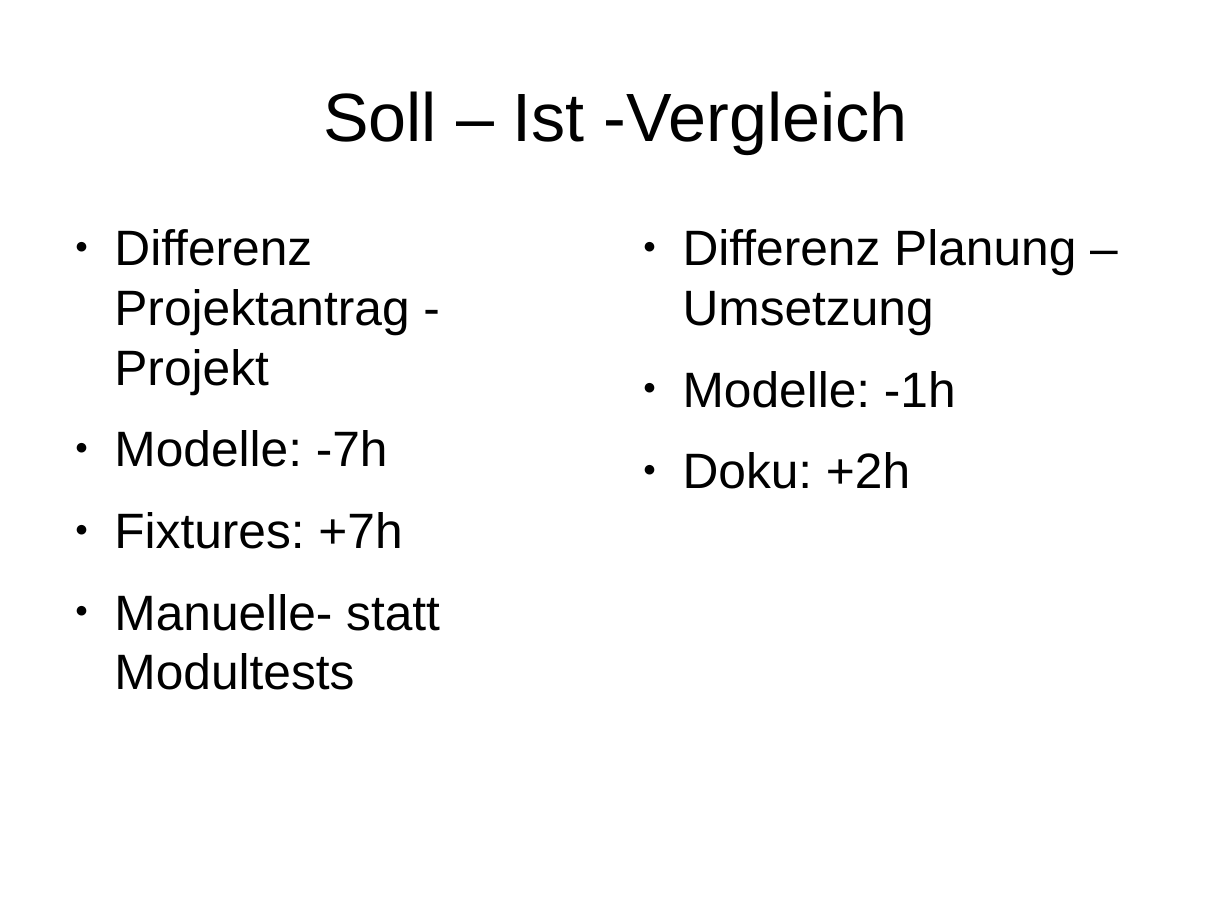
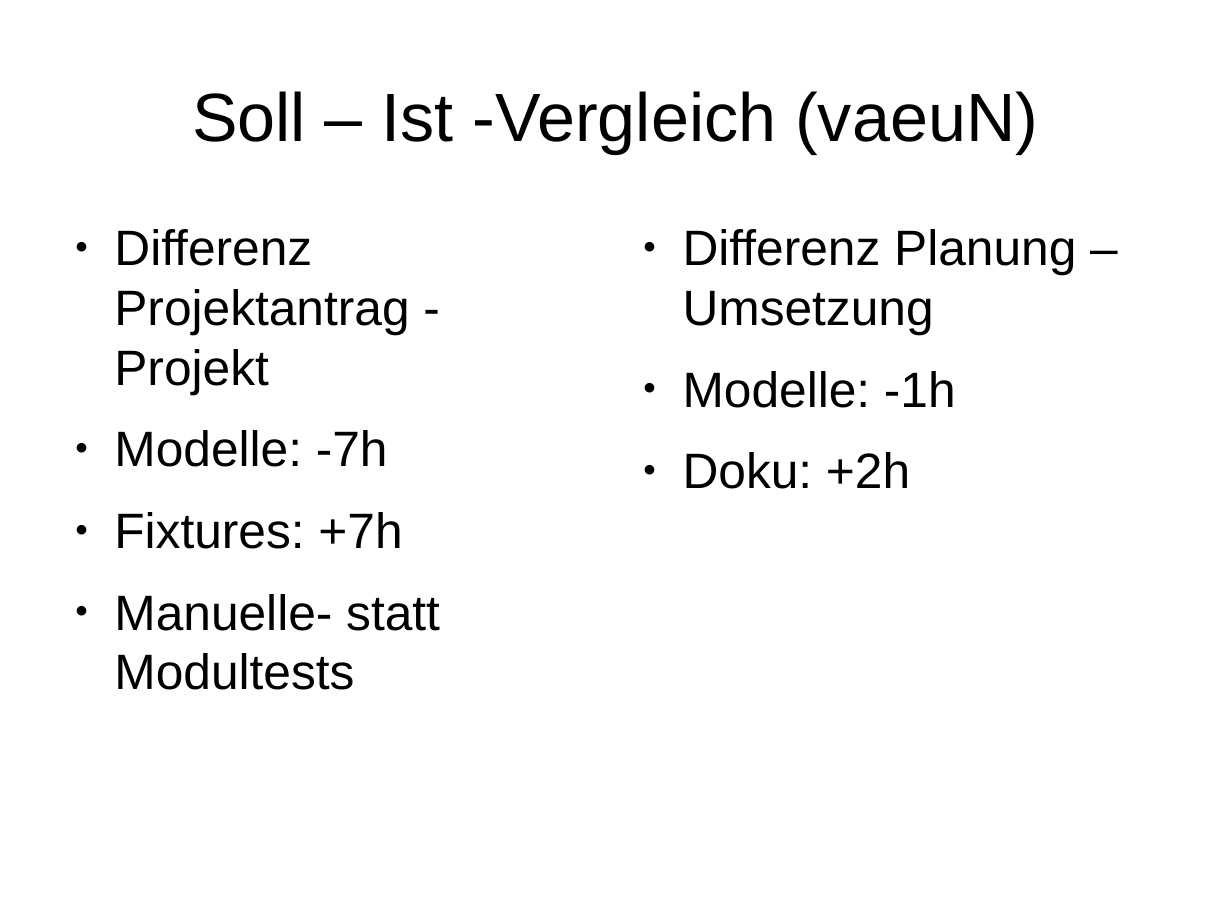
Before and after one commit to janhelmle/weiterbildung_fachinformatiker_ihk_projektantrag, a slide deck: slide 14 of praesentation/presentation_v1.odp. Drawn at 1232x924 pixels with LibreOffice and Linux fonts; fonts in the diff are those of the drawing. Boxes give left, top, right and bottom in pixels: in the first picture for what was removed or moved away, otherwise in the second. Text is boxed around its words. In the diff, an @@ line names an element or a change of style, - is before the commit and + after.

```diff
--- a/praesentation/presentation_v1.odp
+++ b/praesentation/presentation_v1.odp
@@ title at bbox=[192, 91, 1038, 153]: text changed @@
-Soll – Ist -Vergleich
+Soll – Ist -Vergleich (vaeuN)
```
Also in this commit, not shown: 13 other slides changed.
